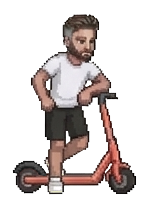
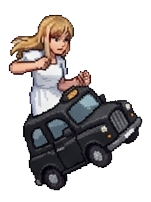
Layers edited between the first and the second 151 × 202 image:
added layer "Layer 7" above "Layer 6" over box(8, 14, 143, 191)
hid "Layer 6" over box(12, 14, 137, 195)